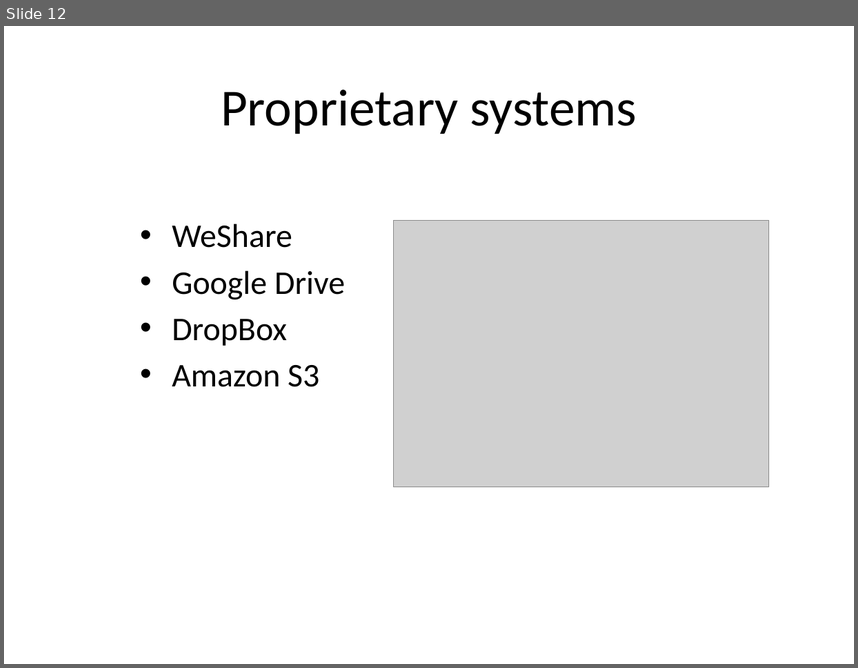
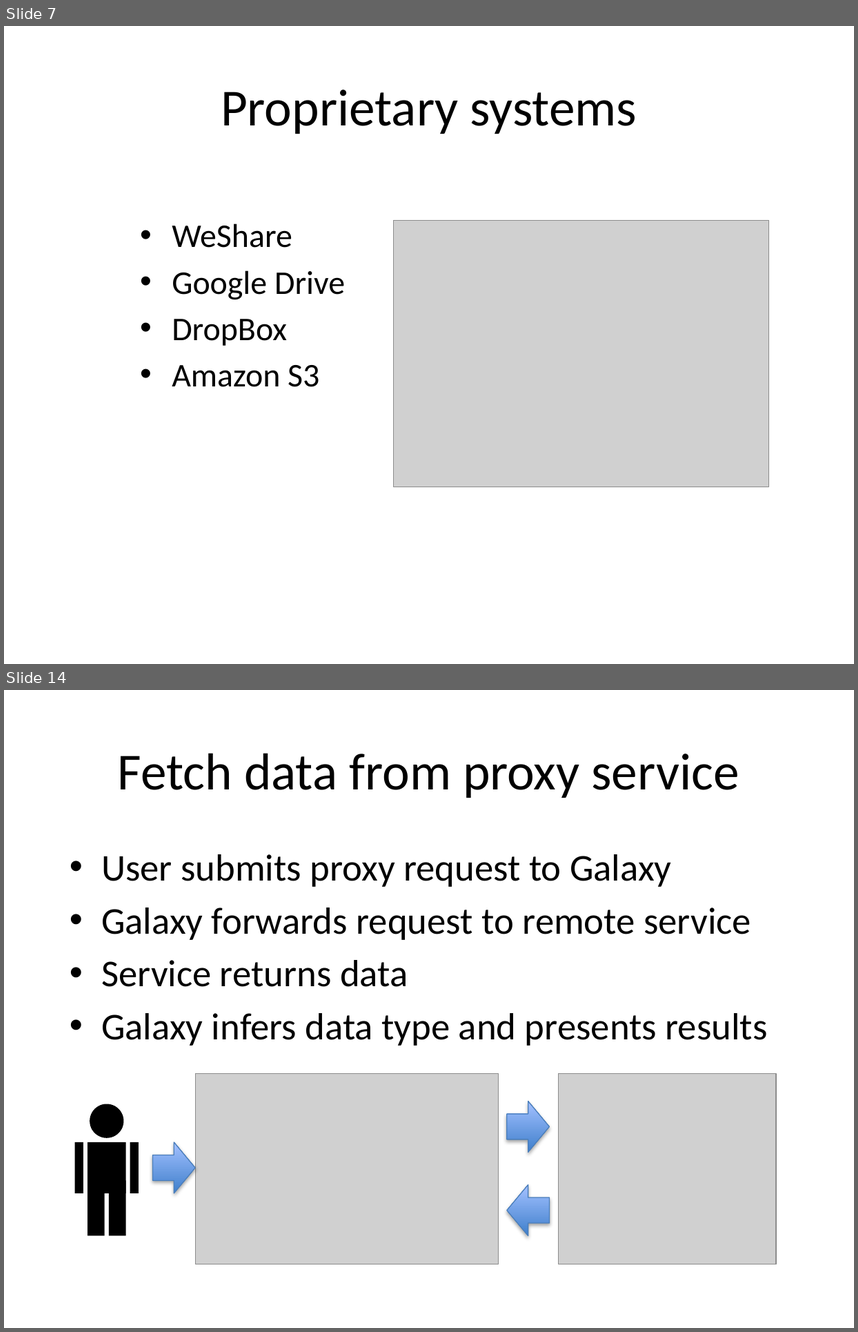
Before and after one commit to rvosa/ngs-workflows, a slide deck: doc/slides/day4/session2/DataSharing.pptx. Shown one above the other, each under a label of ours: slide 12 before the commit, slides 7 and 14 after it; the slides between them are not shown. The pictures are 858x668 and 858x1332 pixels, drawn with LibreOffice and Linux fonts; fonts in the diff are those of the drawing; grey boxes stand for pictures. Boxes give left, top, right and bottom in pixels: in the first picture for what was removed or moved away, otherwise in the second. Text is boxed around its words. In the diff, an @@ line names an element or a change of style, - is before the commit and + after.

```diff
--- a/doc/slides/day4/session2/DataSharing.pptx
+++ b/doc/slides/day4/session2/DataSharing.pptx
@@ slide 14 added at [4,690,854,1328], background #FFFFFF @@
@@ title added at [118,753,739,798], 44 pt, text #000000 @@
+Fetch data from proxy service
@@ text added at [101,854,767,1045], 32 pt, text #000000 @@
+• User submits proxy request to Galaxy
+• Galaxy forwards request to remote service
+• Service returns data
+• Galaxy infers data type and presents results
@@ picture added at [195,1074,499,1264] @@
@@ picture added at [558,1074,776,1264] @@
@@ right arrow added at [507,1101,550,1152], fill gradient #3F80CE to #A4C4FF, outline #4B7EBC 0.75 pt @@
@@ group added at [74,1104,139,1236]: 5 rectangles, 1 ellipse @@
@@ right arrow added at [153,1142,195,1193], fill gradient #3F80CE to #A4C4FF, outline #4B7EBC 0.75 pt @@
@@ right arrow added at [507,1185,550,1236], fill gradient #3F80CE to #A4C4FF, outline #4B7EBC 0.75 pt @@
@@ what was slide 12 is now slide 7 @@
```
Also in this commit, not shown: 4 slides changed, 9 other slides added, 8 slides removed, 2 other files.
